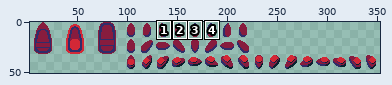
One commit to this pixel-art file: src/assets/art/entities.aseprite. The picture above shows the old version from afar; the outline marks the close-up.
Close-up. The starting point:
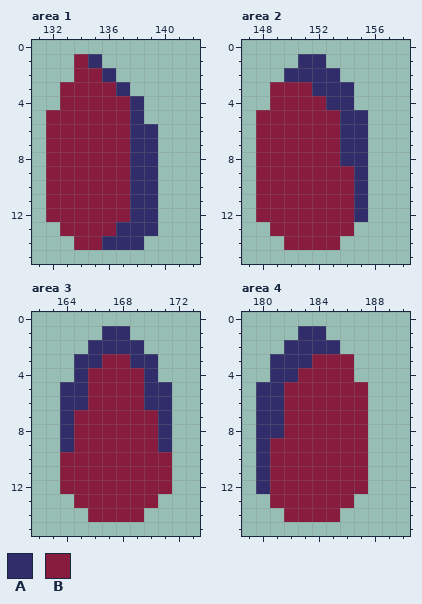
1280x720 pixels, 1 frame. Shown: area 1: x 131..142, y 0..15; area 2: x 147..158, y 0..15; area 3: x 162..173, y 0..15; area 4: x 179..190, y 0..15. The wide view leaves out empty margins. The commit also changed other parts of the picture, which this record leaves out.
Visible layers, top first: "packages", "boat".
Palette (. is transparent): A #302d6a  B #871c3e
Pixels before, area 1, first column x 132:
 1 ..BA....
 2 ..BBA...
 3 .BBBBA..
 4 .BBBBBA.
 5 BBBBBBA.
 6 BBBBBBAA
 7 BBBBBBAA
 8 BBBBBBAA
 9 BBBBBBAA
10 BBBBBBAA
11 BBBBBBAA
12 BBBBBBAA
13 .BBBBAAA
14 ..BBAAA.
Pixels before, area 2, first column x 148:
 1 ...AA...
 2 ..AAAA..
 3 .BBBAAA.
 4 .BBBBAA.
 5 BBBBBBAA
 6 BBBBBBAA
 7 BBBBBBAA
 8 BBBBBBAA
 9 BBBBBBBA
10 BBBBBBBA
11 BBBBBBBA
12 BBBBBBBA
13 .BBBBBB.
14 ..BBBB..
Pixels before, area 3, first column x 164:
 1 ...AA...
 2 ..AAAA..
 3 .AABBAA.
 4 .ABBBBA.
 5 AABBBBAA
 6 AABBBBAA
 7 ABBBBBBA
 8 ABBBBBBA
 9 ABBBBBBA
10 BBBBBBBB
11 BBBBBBBB
12 BBBBBBBB
13 .BBBBBB.
14 ..BBBB..
Pixels before, area 4, first column x 180:
 1 ...AA...
 2 ..AAAA..
 3 .AAABBB.
 4 .AABBBB.
 5 AABBBBBB
 6 AABBBBBB
 7 AABBBBBB
 8 AABBBBBB
 9 ABBBBBBB
10 ABBBBBBB
11 ABBBBBBB
12 ABBBBBBB
13 .BBBBBB.
14 ..BBBB..
After the commit:
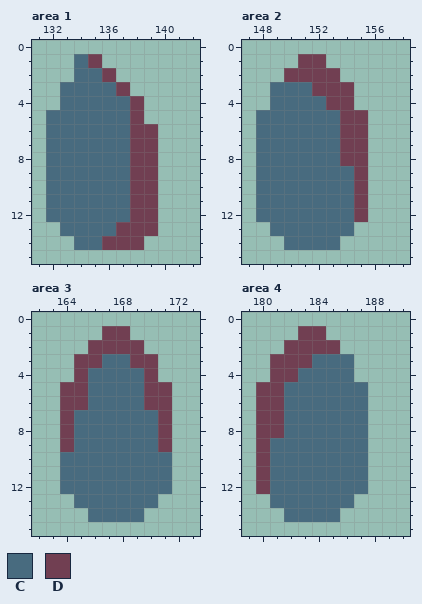
Colours new in this view: C #486b7f  D #713f52
Edits made:
Changed rows in their new state; - is an unchanged pixel.
Area 1, layer "boat":
first column x 132:
 1 --CD----
 2 --CCD---
 3 -CCCCD--
 4 -CCCCCD-
 5 CCCCCCD-
 6 CCCCCCDD
 7 CCCCCCDD
 8 CCCCCCDD
 9 CCCCCCDD
10 CCCCCCDD
11 CCCCCCDD
12 CCCCCCDD
13 -CCCCDDD
14 --CCDDD-
Area 2, layer "boat":
first column x 148:
 1 ---DD---
 2 --DDDD--
 3 -CCCDDD-
 4 -CCCCDD-
 5 CCCCCCDD
 6 CCCCCCDD
 7 CCCCCCDD
 8 CCCCCCDD
 9 CCCCCCCD
10 CCCCCCCD
11 CCCCCCCD
12 CCCCCCCD
13 -CCCCCC-
14 --CCCC--
Area 3, layer "boat":
first column x 164:
 1 ---DD---
 2 --DDDD--
 3 -DDCCDD-
 4 -DCCCCD-
 5 DDCCCCDD
 6 DDCCCCDD
 7 DCCCCCCD
 8 DCCCCCCD
 9 DCCCCCCD
10 CCCCCCCC
11 CCCCCCCC
12 CCCCCCCC
13 -CCCCCC-
14 --CCCC--
Area 4, layer "boat":
first column x 180:
 1 ---DD---
 2 --DDDD--
 3 -DDDCCC-
 4 -DDCCCC-
 5 DDCCCCCC
 6 DDCCCCCC
 7 DDCCCCCC
 8 DDCCCCCC
 9 DCCCCCCC
10 DCCCCCCC
11 DCCCCCCC
12 DCCCCCCC
13 -CCCCCC-
14 --CCCC--
